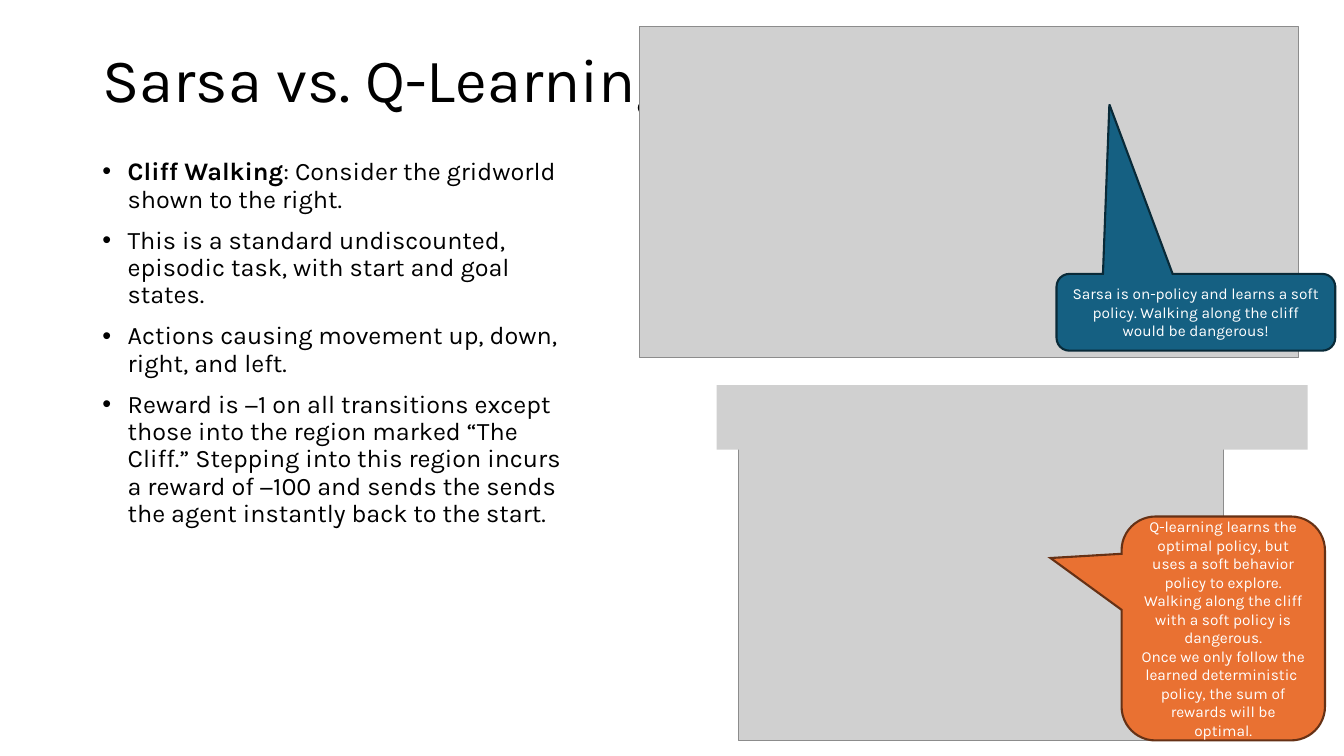
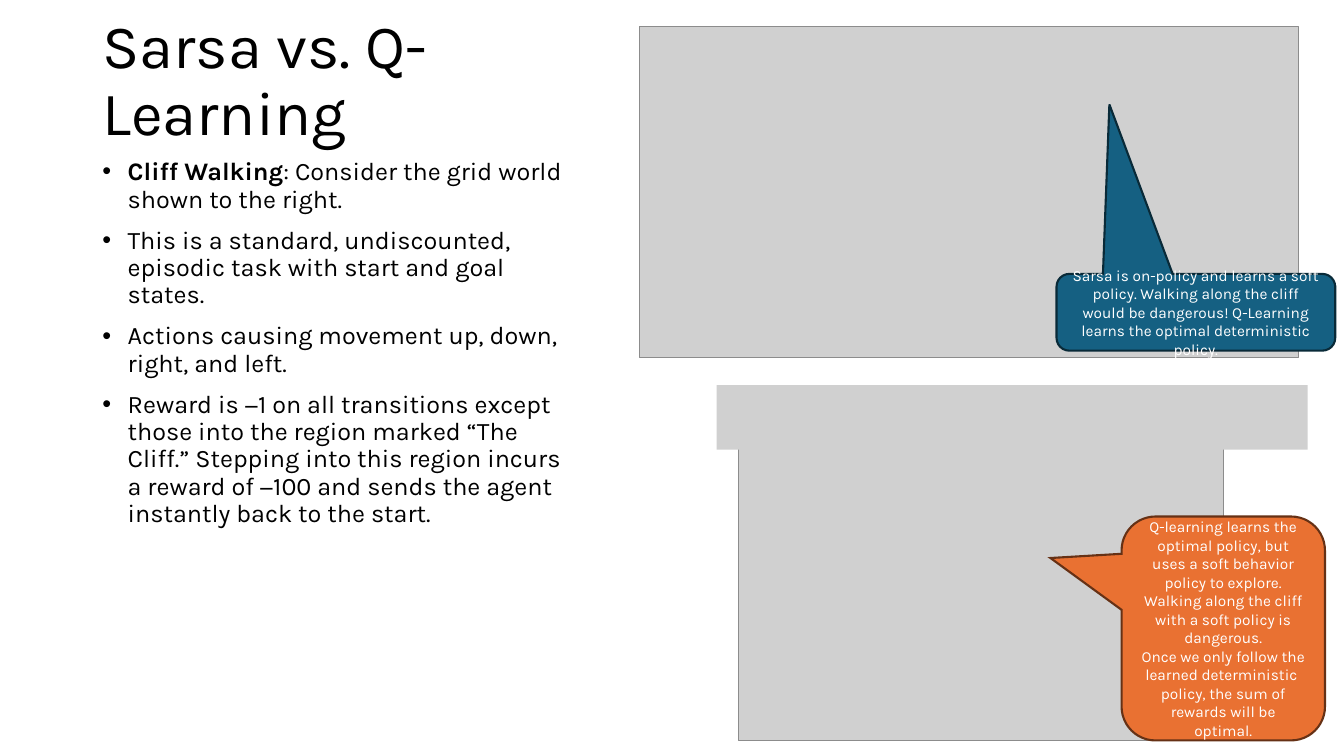
Before and after one commit to mhahsler/Introduction_to_Reinforcement_Learning, a slide deck: slide 24 of slides/Lecture_Chapter06.pptx (slide 22 before the commit). Drawn at 1344x756 pixels with LibreOffice and Linux fonts; fonts in the diff are those of the drawing; grey boxes stand for pictures. Boxes give left, top, right and bottom in pixels: in the first picture for what was removed or moved away, otherwise in the second. Text is boxed around its words. In the diff, an @@ line names an element or a change of style, - is before the commit and + after.

```diff
--- a/slides/Lecture_Chapter06.pptx
+++ b/slides/Lecture_Chapter06.pptx
@@ title "Sarsa vs. Q-Learning" rewrapped from [102,47,670,117] to [102,28,427,150] @@
@@ text at [128,162,561,304]: text changed @@
-• Cliff Walking: Consider the gridworld shown to the right.
-• This is a standard undiscounted, episodic task, with start and goal states.
+• Cliff Walking: Consider the grid world shown to the right.
+• This is a standard, undiscounted, episodic task with start and goal states.
@@ text in rounded speech box at [1073,268,1319,360]: text changed @@
-Sarsa is on-policy and learns a soft policy. Walking along the cliff would be dangerous!
+Sarsa is on-policy and learns a soft policy. Walking along the cliff would be dangerous! Q-Learning learns the optimal deterministic policy.
@@ text at [128,395,560,528]: text changed @@
-• Reward is −1 on all transitions except those into the region marked “The Cliff.” Stepping into this region incurs a reward of −100 and sends the sends the agent instantly back to the start.
+• Reward is −1 on all transitions except those into the region marked “The Cliff.” Stepping into this region incurs a reward of −100 and sends the agent instantly back to the start.
```
Also in this commit, not shown: 16 other slides changed, 2 slides added, 7 other files.
